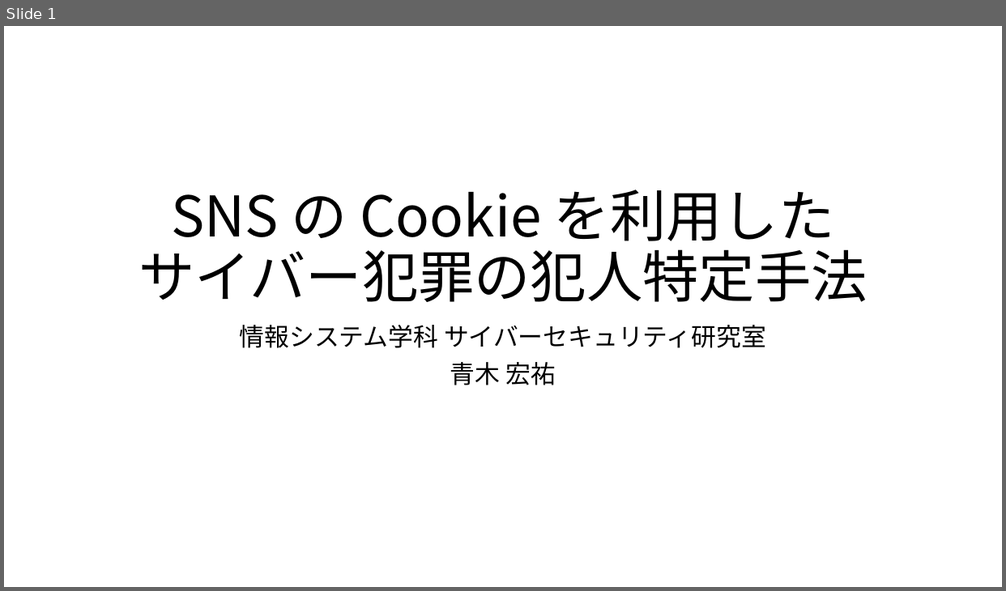
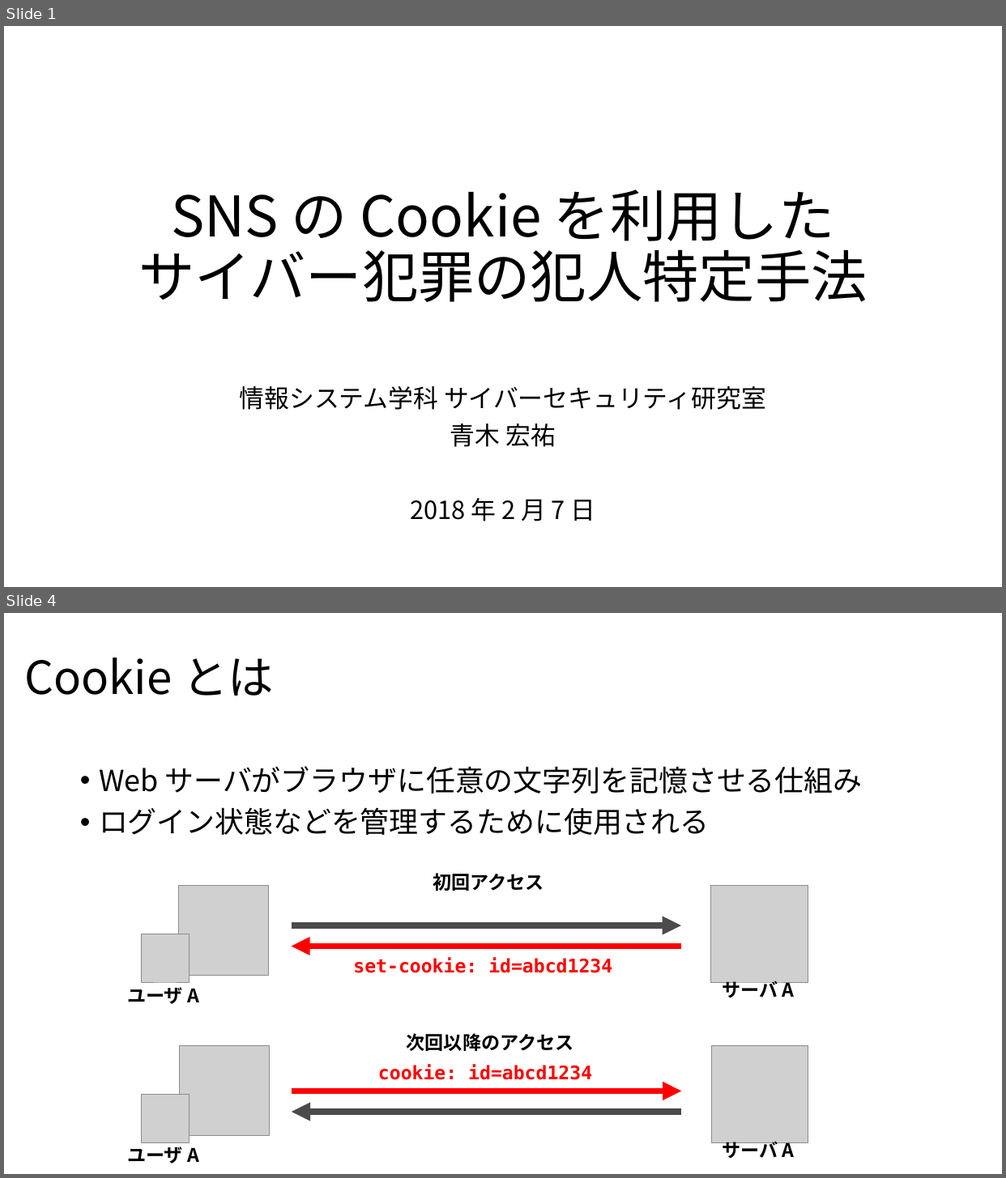
Before and after one commit to noraworld/graduation-thesis, a slide deck: presentation_slides.pptx. Shown one above the other, each under a label of ours: slide 1 before the commit, slides 1 and 4 after it; the slides between them are not shown. The pictures are 1006x591 and 1006x1178 pixels, drawn with LibreOffice and Linux fonts; fonts in the diff are those of the drawing; grey boxes stand for pictures. Boxes give left, top, right and bottom in pixels: in the first picture for what was removed or moved away, otherwise in the second. Text is boxed around its words. In the diff, an @@ line names an element or a change of style, - is before the commit and + after.

```diff
--- a/presentation_slides.pptx
+++ b/presentation_slides.pptx
@@ slide 4 added at (4,613,1002,1174), background #FFFFFF @@
@@ title added at (24,658,274,696), 44 pt, text #000000 @@
+Cookie とは
@@ text added at (99,766,863,835), 28 pt, text #000000 @@
+• Web サーバがブラウザに任意の文字列を記憶させる仕組み
+• ログイン状態などを管理するために使用される
@@ text added at (433,873,544,891), 18 pt, text #000000, bold @@
+初回アクセス
@@ picture added at (179,885,269,975) @@
@@ picture added at (711,885,809,983) @@
@@ arrow added from (292, 926) to (681, 926), #4B4B4B 6 pt @@
@@ picture added at (141,934,189,982) @@
@@ arrow added from (681, 946) to (292, 946), #FF0000 6 pt @@
@@ text added at (353,957,612,973), 18 pt, text #FF0000, bold @@
+set-cookie: id=abcd1234
@@ text added at (127,987,199,1004), 18 pt, text #000000, bold @@
+ユーザ A
@@ text added at (722,978,795,1002), 18 pt, text #000000, bold @@
+サーバ A
@@ picture added at (179,1046,269,1135) @@
@@ text added at (407,1033,574,1051), 18 pt, text #000000, bold @@
+次回以降のアクセス
@@ picture added at (711,1046,809,1143) @@
@@ text added at (378,1064,592,1080), 18 pt, text #FF0000, bold @@
+cookie: id=abcd1234
@@ picture added at (141,1094,189,1142) @@
@@ arrow added from (292, 1092) to (681, 1092), #FF0000 6 pt @@
@@ arrow added from (681, 1112) to (292, 1112), #4B4B4B 6 pt @@
@@ text added at (127,1147,199,1164), 18 pt, text #000000, bold @@
+ユーザ A
@@ text added at (722,1139,795,1162), 18 pt, text #000000, bold @@
+サーバ A
@@ slide 1 changed as well @@
@@ subtitle "情報システム学科 サイバーセキュリティ研究室": place and size @@
-subtitle "情報システム学科 サイバーセキュリティ研究室" at (240,325,766,386)
+subtitle "情報システム学科 サイバーセキュリティ研究室" at (240,386,766,522)
@@ subtitle at (410,498,596,522): paragraph added @@
+2018 年 2 月 7 日
```
Also in this commit, not shown: 8 other slides added, 2 other files.
